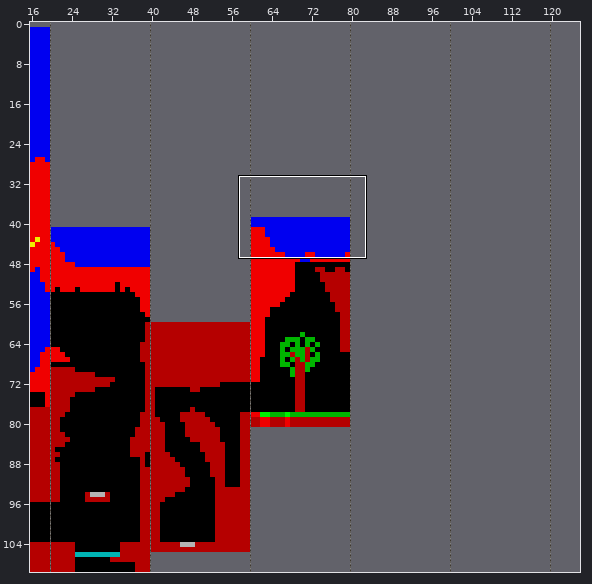
An edit to a level. Tiled map, map/level.tmx. Above: a wide view before the commit, with the close-up outlined.
Close-up. Before the commit:
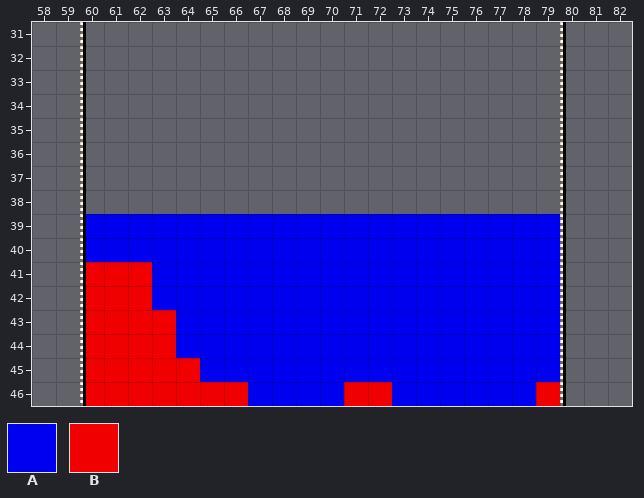
Cells are 8x8 px. Shown: x 58..82, y 31..46. The commit also changed other parts of the map, which this record leaves out.
Key: from "Speccy-tiles": A 9, B 10.
_ is an empty cell.
Layers that did not change in this view are not listed.
Layer "garden" before, first column x 58:
31 _________________________
32 _________________________
33 _________________________
34 _________________________
35 _________________________
36 _________________________
37 _________________________
38 _________________________
39 __AAAAAAAAAAAAAAAAAAAA___
40 __AAAAAAAAAAAAAAAAAAAA___
41 __BBBAAAAAAAAAAAAAAAAA___
42 __BBBAAAAAAAAAAAAAAAAA___
43 __BBBBAAAAAAAAAAAAAAAA___
44 __BBBBAAAAAAAAAAAAAAAA___
45 __BBBBBAAAAAAAAAAAAAAA___
46 __BBBBBBBAAAABBAAAAAAB___
New version:
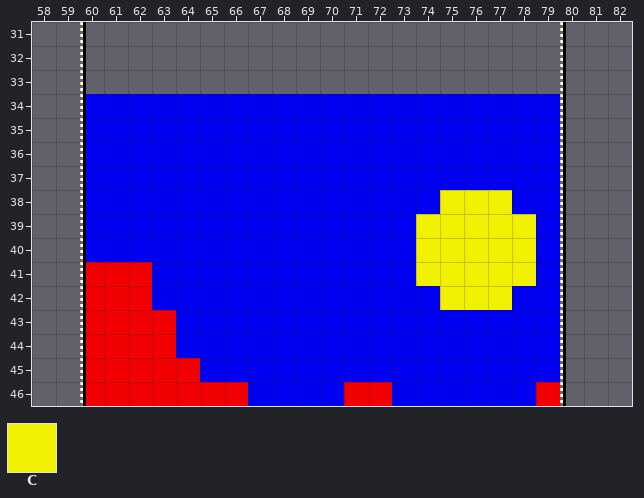
Further tiles: from "Speccy-tiles": C 14.
Difference:
{"where": "layer \"garden\""}
{"y":34,"x":60,"old":"____________________","new":"AAAAAAAAAAAAAAAAAAAA"}
{"y":35,"x":60,"old":"____________________","new":"AAAAAAAAAAAAAAAAAAAA"}
{"y":36,"x":60,"old":"____________________","new":"AAAAAAAAAAAAAAAAAAAA"}
{"y":37,"x":60,"old":"____________________","new":"AAAAAAAAAAAAAAAAAAAA"}
{"y":38,"x":60,"old":"____________________","new":"AAAAAAAAAAAAAAACCCAA"}
{"y":39,"x":74,"old":"AAAAA","new":"CCCCC"}
{"y":40,"x":74,"old":"AAAAA","new":"CCCCC"}
{"y":41,"x":74,"old":"AAAAA","new":"CCCCC"}
{"y":42,"x":75,"old":"AAA","new":"CCC"}
